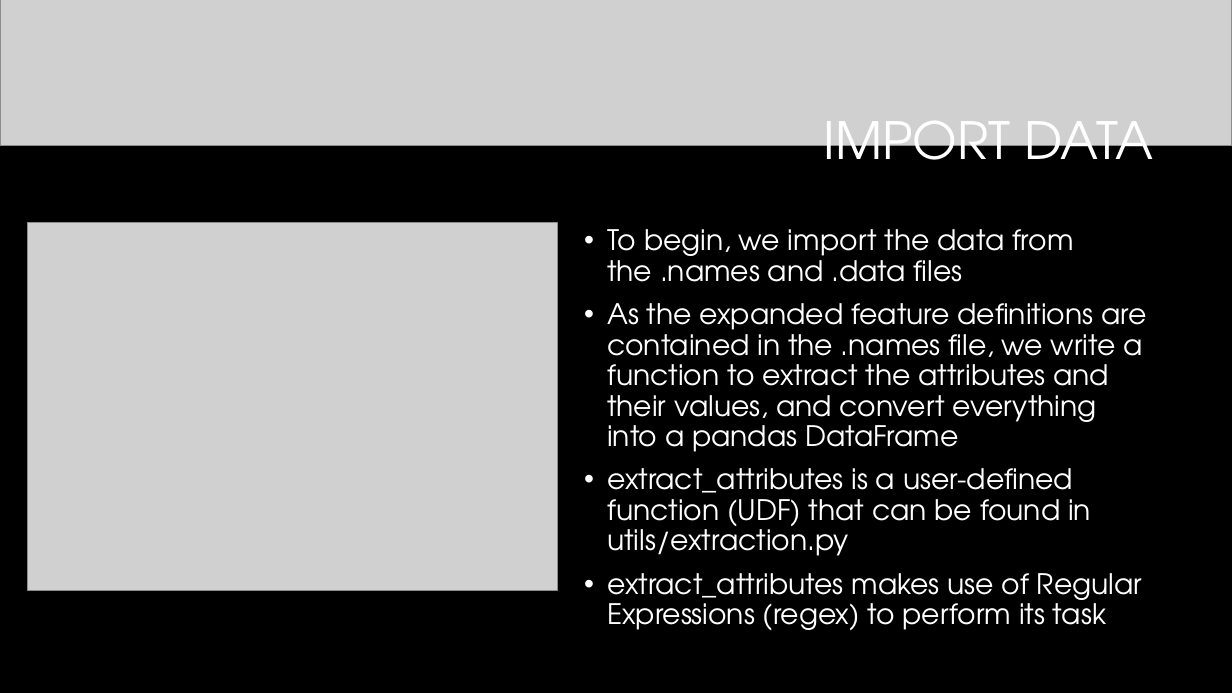
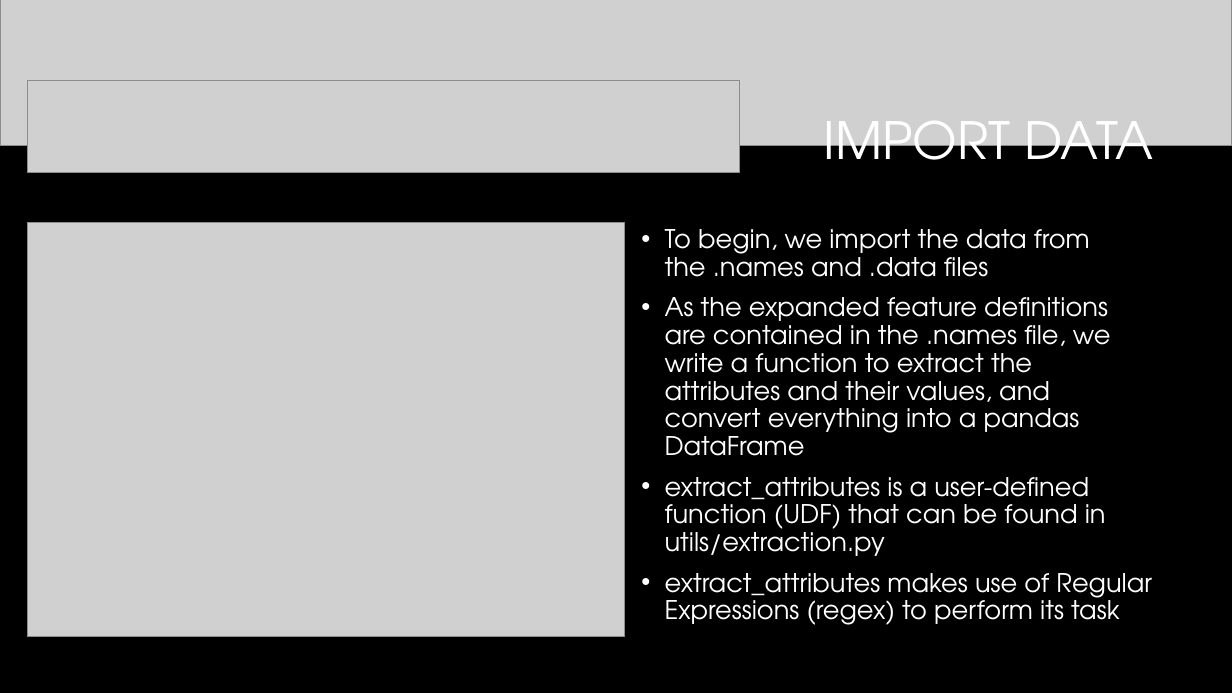
Before and after one commit to ethanolx/Mushrooms-Housing-py, a slide deck: slide 3 of doc/classification-highlights.pptx. Drawn at 1232x693 pixels with LibreOffice and Linux fonts; fonts in the diff are those of the drawing; grey boxes stand for pictures; background and template pictures are left out. Boxes give left, top, right and bottom in pixels: in the first picture for what was removed or moved away, otherwise in the second. Text is boxed around its words. In the diff, an @@ line names an element or a change of style, - is before the commit and + after.

```diff
--- a/doc/classification-highlights.pptx
+++ b/doc/classification-highlights.pptx
@@ picture added at (28,80,740,172) @@
@@ picture: place and size @@
-picture at (28,223,558,591)
+picture at (28,223,625,637)
@@ text "To begin, we import the ...": place and size @@
-text "To begin, we import the ..." at (607,229,1146,630)
+text "To begin, we import the ..." at (665,229,1152,625)
@@ text "To begin, we import the ..." at (665,229,1152,625): size 22 to 20 pt @@
```
Also in this commit, not shown: 6 other slides changed, 1 slide removed, 6 other files.
